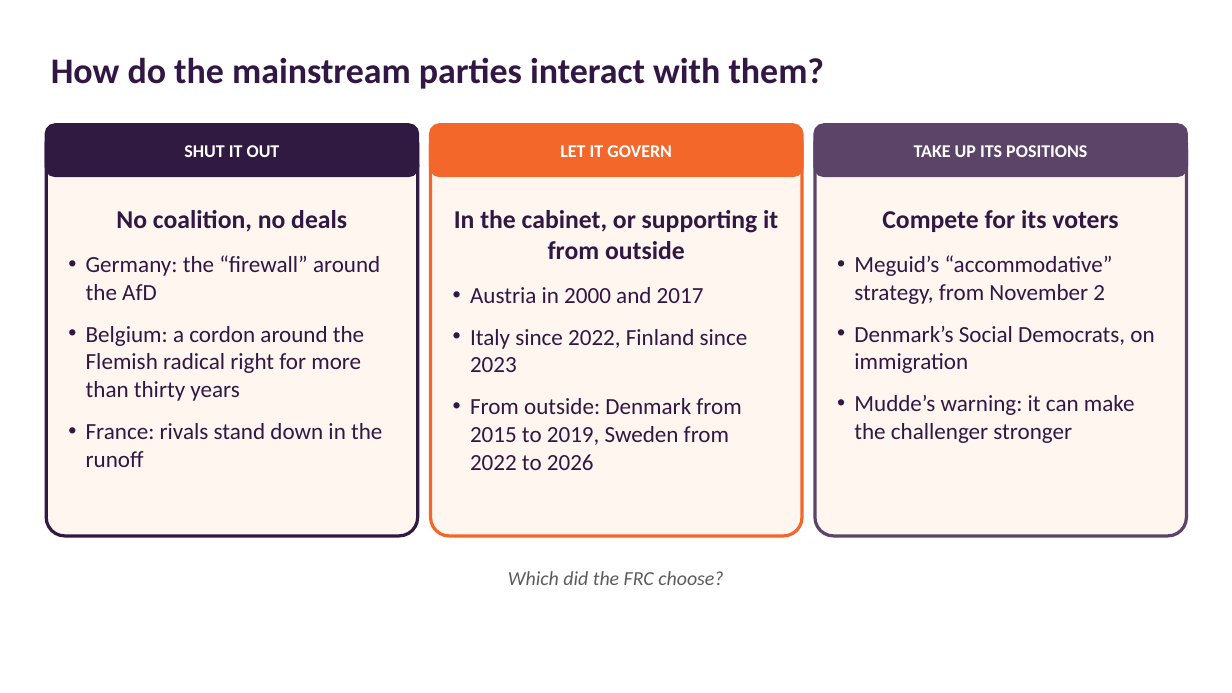
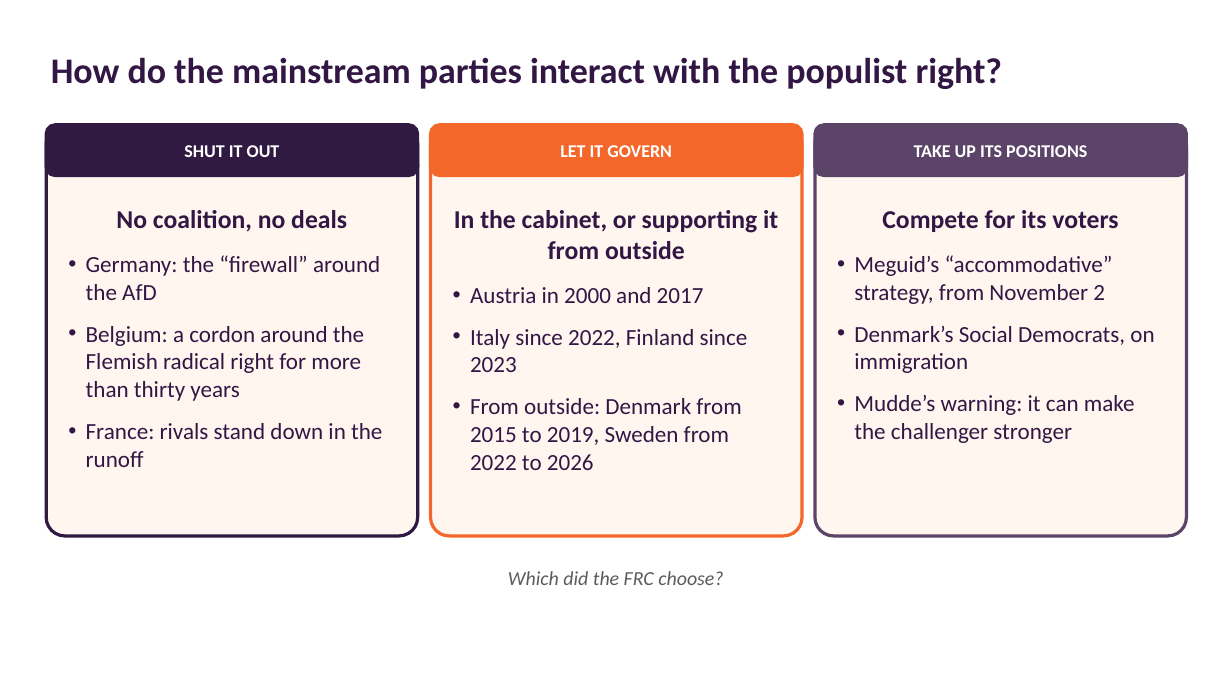
Before and after one commit to Will-Horne/will-horne.github.io, a slide deck: slide 11 of posc-3710/2026-11-09-the-radical-right-in-power.pptx (slide 3 before the commit). Drawn at 1232x693 pixels with LibreOffice and Linux fonts; fonts in the diff are those of the drawing; background and template pictures are left out. Boxes give left, top, right and bottom in pixels: in the first picture for what was removed or moved away, otherwise in the second. Text is boxed around its words. In the diff, an @@ line names an element or a change of style, - is before the commit and + after.

Commit message:
Update lecture: The Radical Right in Power

```diff
--- a/posc-3710/2026-11-09-the-radical-right-in-power.pptx
+++ b/posc-3710/2026-11-09-the-radical-right-in-power.pptx
@@ text at (51, 57, 1003, 89): text changed @@
-How do the mainstream parties interact with them?
+How do the mainstream parties interact with the populist right?
```
Also in this commit, not shown: 9 slides added, 1 slide removed, 1 other file.
